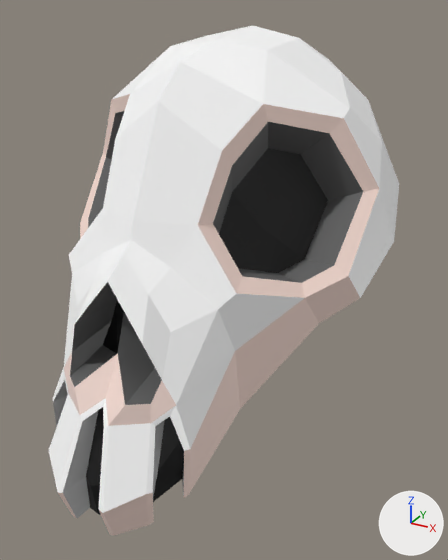
What one commit did to the FBX model models/mask.fbx.
The view is the same before and after, from a 50 mm lens placed at (3.0, -4.7, 2.11), pointed at (0.23, 0.34, -0.41). The axes (+X, +Y, +Z) are drawn at lower right. The lights are the same throughout.

Names of what the first picture shows: 'Tribal_skull'.
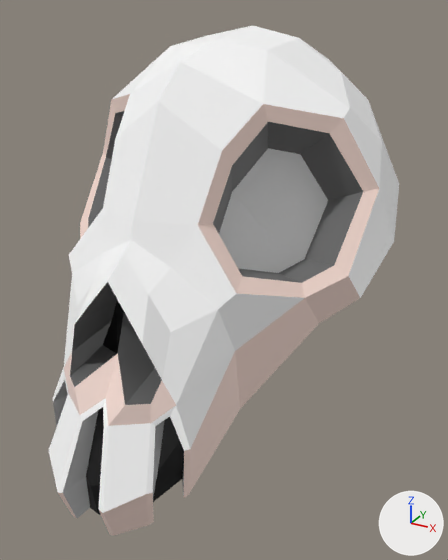
Commit message: Updated mask model w/ material for the eyes

Pixel boxes (x1, y1, x2, y2) of what changed, in the pictures (448 x 560 px):
part 1 of me_cube_002, recoloured (black to grey)
    both: (219, 148, 328, 273)

What the commit changed:
Material 'Material' (mat_material) is new.
Its base color is (0.8, 0.8, 0.8) (white #e7e7e7).
me_cube_002 has 352 vertices, 353 faces and spans x -1.73..1.73, y -1.75..2.53, z -2.07..1.94.
me_cube_002 is used by ob_tribal_skull; location (0.0, 0.0, 0.0).
me_cube_002 part 1: all 16 faces centred in x -0.89..0.89, y 0.08..0.62, z -0.03..0.64 switch from mat_esquimo_mat (picture img_texturegradient_png) to mat_material (white #e7e7e7).
